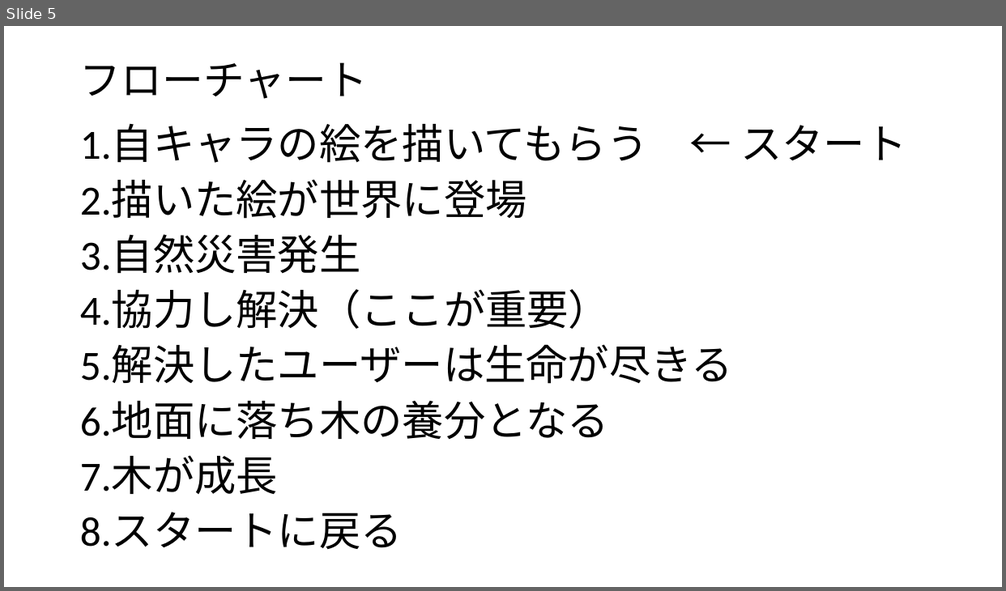
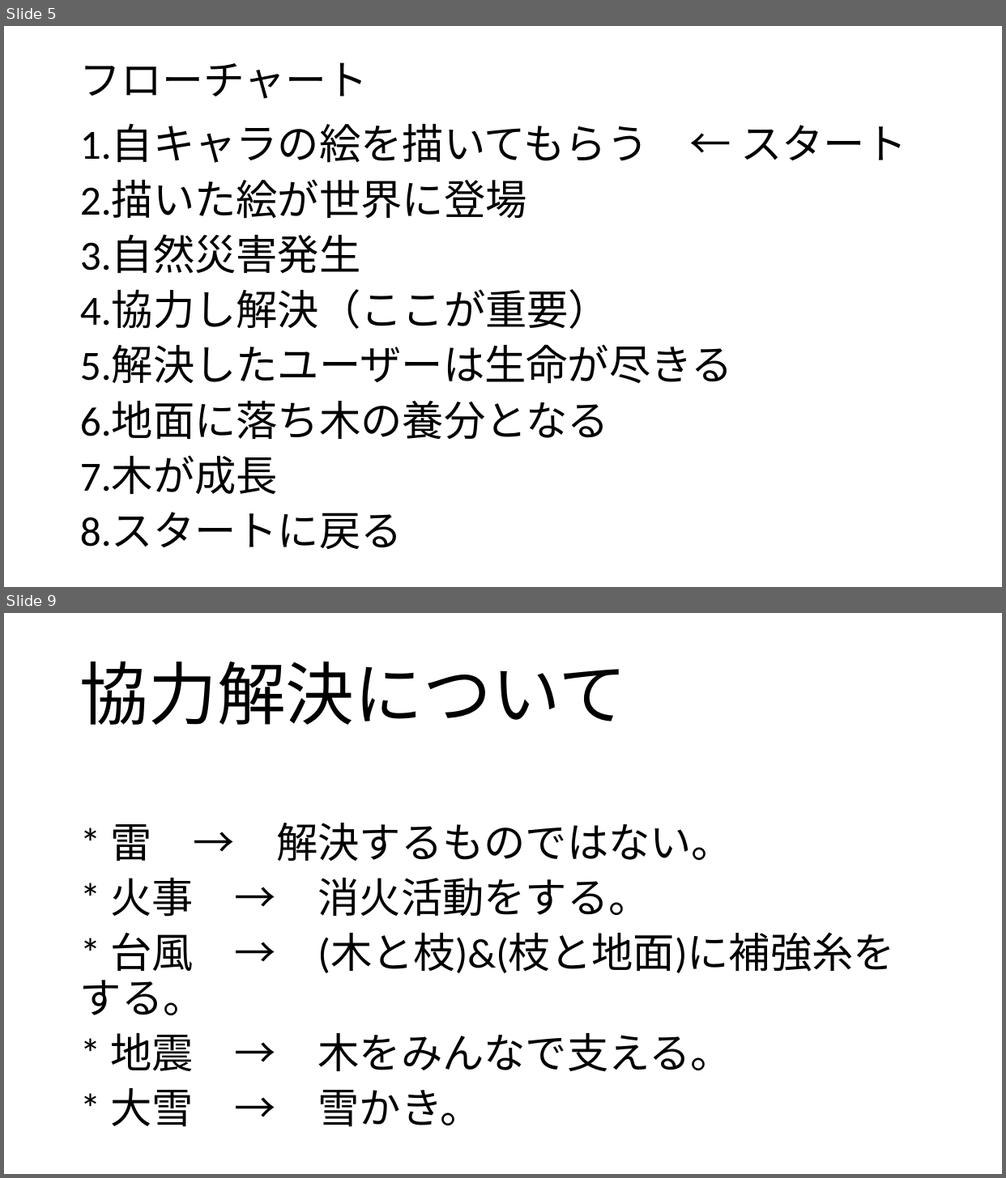
Before and after one commit to RewHiro/PicGather-Project, a slide deck: Doc/ゲーム企画書.pptx. Shown one above the other, each under a label of ours: slide 5 before the commit, slides 5 and 9 after it; the slides between them are not shown. The pictures are 1006x591 and 1006x1178 pixels, drawn with LibreOffice and Linux fonts; fonts in the diff are those of the drawing. Boxes give left, top, right and bottom in pixels: in the first picture for what was removed or moved away, otherwise in the second. Text is boxed around its words. In the diff, an @@ line names an element or a change of style, - is before the commit and + after.

```diff
--- a/Doc/ゲーム企画書.pptx
+++ b/Doc/ゲーム企画書.pptx
@@ slide 9 added at (4, 613, 1002, 1174), background #FFFFFF @@
@@ title added at (80, 661, 627, 725), 66 pt, text #000000 @@
+協力解決について
@@ text added at (80, 823, 895, 1127), 40 pt, text #000000 @@
+* 雷 → 解決するものではない。
+* 火事 → 消火活動をする。
+* 台風 → (木と枝)&(枝と地面)に補強糸をする。
+* 地震 → 木をみんなで支える。
+* 大雪 → 雪かき。
```
Also in this commit, not shown: 3 slides changed, 4 other slides added, 1 other file.
